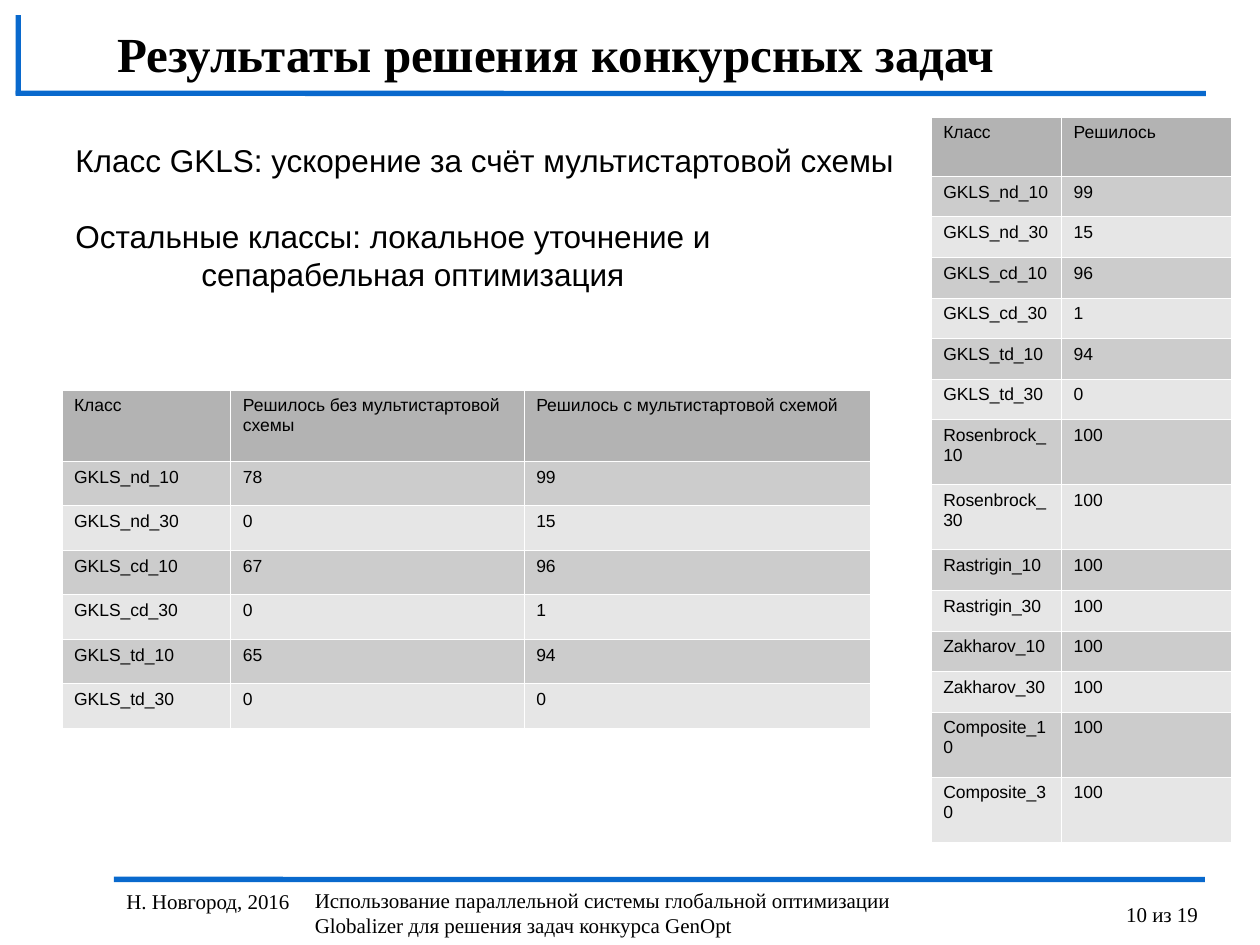
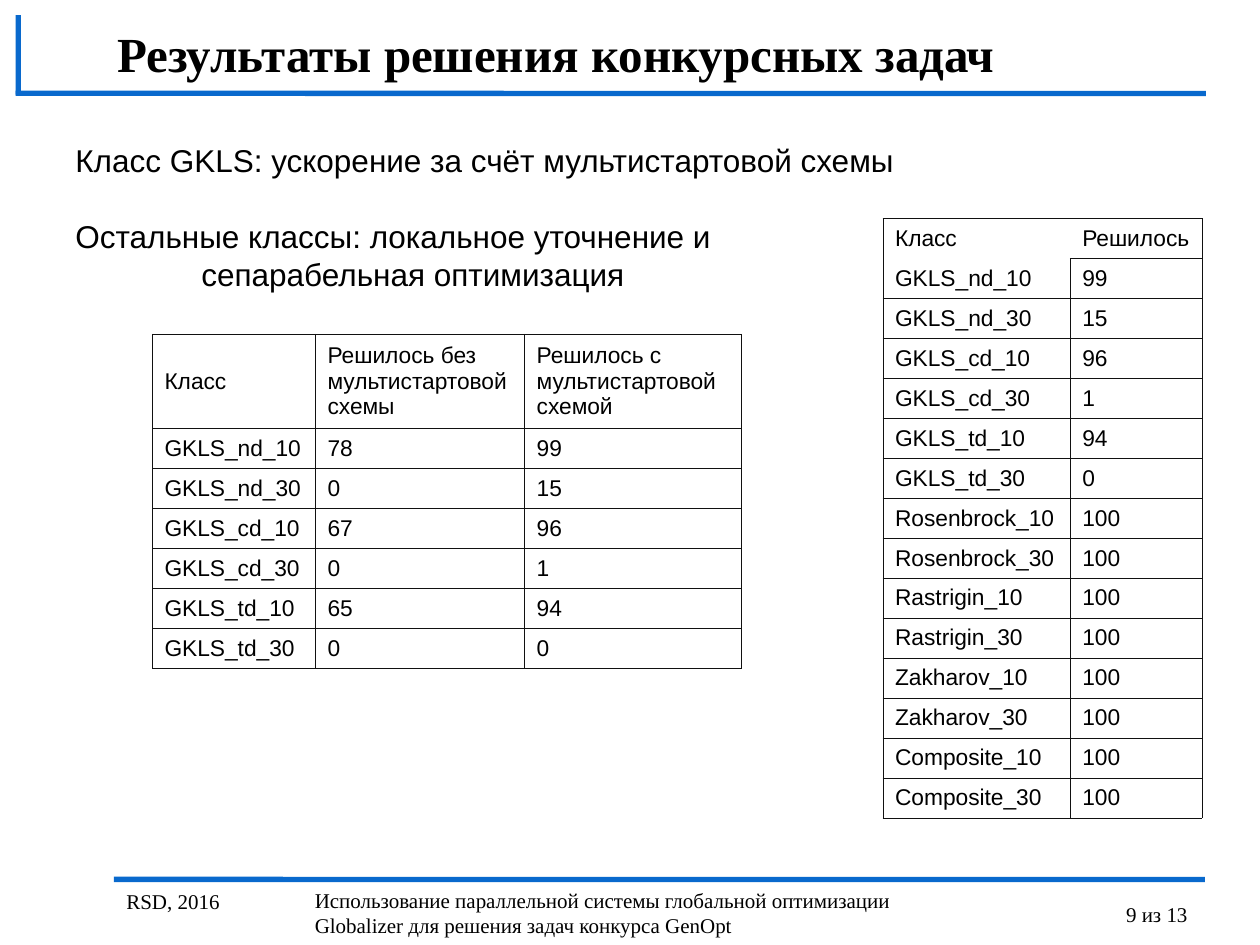
Before and after one commit to kabarkalov/GlobOptPapers, a slide deck: slide 9 of 2016/RSD/RSD_Sovrasov.odp (slide 10 before the commit). Drawn at 1260x945 pixels with LibreOffice and Linux fonts; fonts in the diff are those of the drawing; background and template pictures are left out. Boxes give left, top, right and bottom in pixels: in the first picture for what was removed or moved away, otherwise in the second. Text is boxed around its words. In the diff, an @@ line names an element or a change of style, - is before the commit and + after.

Commit message:
Update RSD presentation

```diff
--- a/2016/RSD/RSD_Sovrasov.odp
+++ b/2016/RSD/RSD_Sovrasov.odp
@@ table at [883, 218, 1203, 814] @@
@@ fill #B3B3B3 to none in row 1 @@
@@ fill #CCCCCC to none in 14 cells @@
@@ fill #E6E6E6 to none in 14 cells @@
@@ size 10 to 13 pt @@
@@ borders changed @@
@@ table: place and size @@
-table at [931, 117, 1232, 842]
+table at [883, 218, 1203, 814]
@@ table at [152, 334, 741, 665] @@
@@ fill #B3B3B3 to none in row 1 @@
@@ fill #CCCCCC to none in 9 cells @@
@@ fill #E6E6E6 to none in 9 cells @@
@@ size 10 to 13 pt @@
@@ borders changed @@
@@ table: place and size @@
-table at [62, 389, 871, 727]
+table at [152, 334, 741, 665]
@@ text at [126, 895, 220, 912]: text changed @@
-Н. Новгород, 2016
+RSD, 2016
@@ page number at [1126, 908, 1188, 923]: text changed @@
-10 из 19
+9 из 13
```
Also in this commit, not shown: 10 other slides changed, 2 slides added, 2 slides removed.
